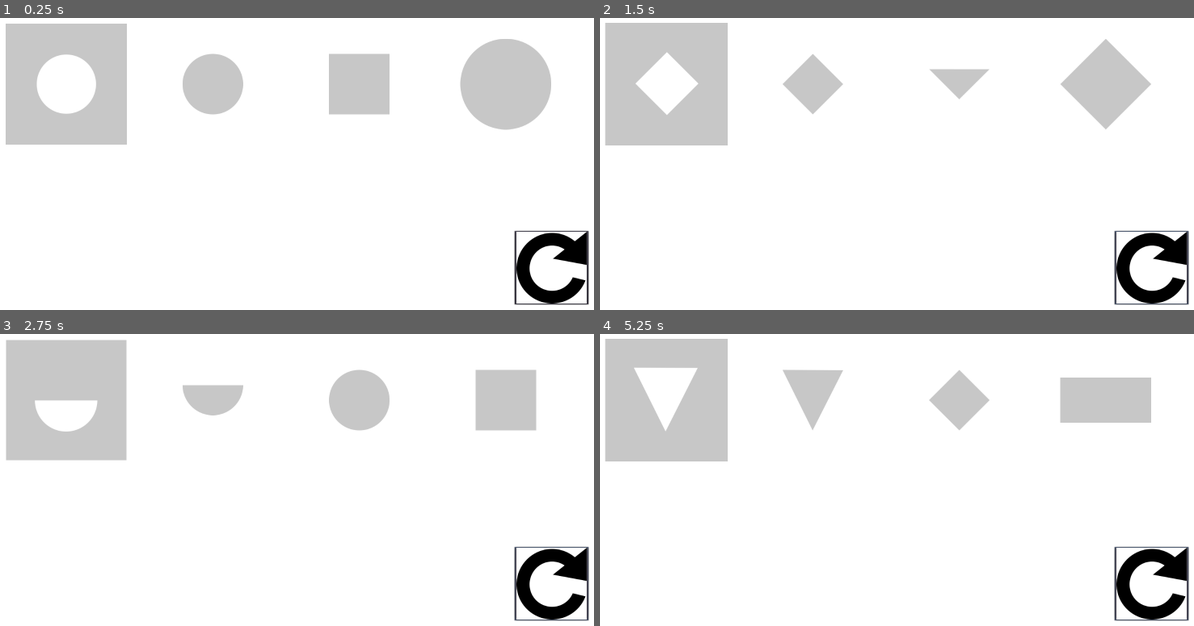
Above: before the commit, frames 1-4 (two rows, left to right).
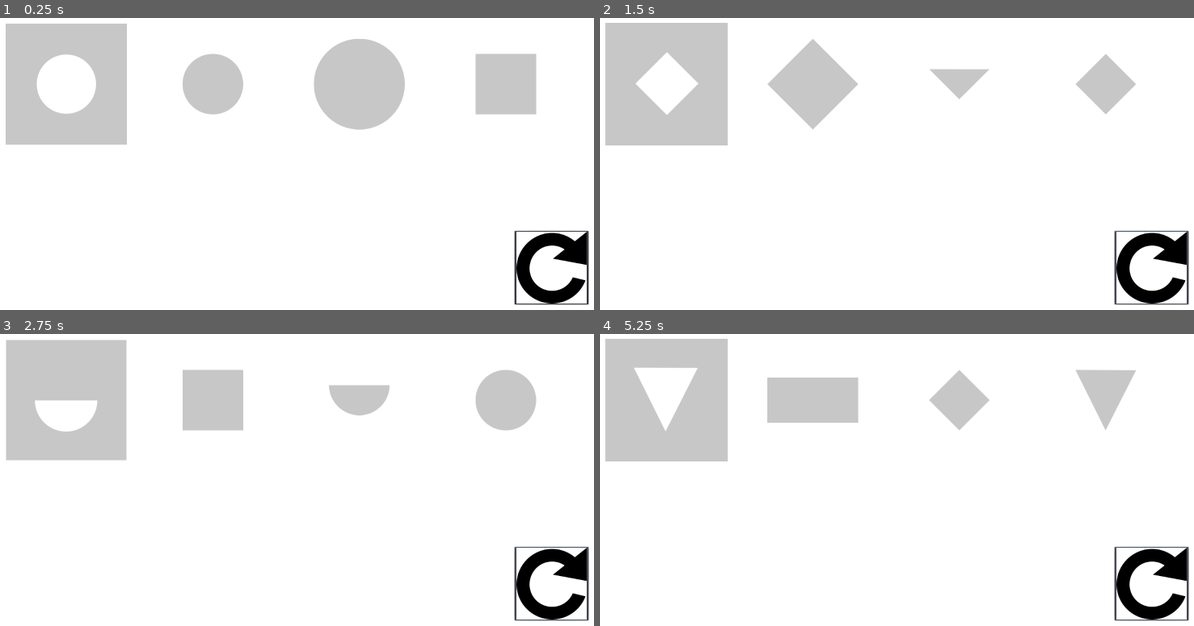
Above: after the commit, the same moments.

Repository: efor0004/spatial-fyp
Game: Godot game, scene res://Game.tscn
The game is run twice, just before and just after one commit, with the same random seed, the same clock (stepped at 60 frames per second) and the same inputs.
Inputs (mouse positions are in pixels of both pictures, inside the frame that each line leads up to):
- Up to frame 1 (0.25 s): no input
- Up to frame 2 (1.5 s): click (1152, 269) at 0.5 s; click (1152, 269) at 1.25 s
- Up to frame 3 (2.75 s): click (552, 585) at 2 s
- Up to frame 4 (5.25 s): tap Enter at 2.75, 4.25 s; tap Space at 3.5, 5 s

The runs differ from the first frame. In frame 1, 3.3% of the frame differs, in the area x 52-93%, y 7-39%; in frame 2, 2.6%; in frame 3, 2.7%; in frame 4, 3.7%, in the area x 28-93%, y 12-33%.

Commit message:
QUILT: Randomise options order

Diff:
--- a/quilt/app/scripts/Question.gd
+++ b/quilt/app/scripts/Question.gd
@@ -5,9 +5,11 @@
 onready var questions_per_level = 10
 onready var max_levels = 1
 
+func _ready():
+	set_textures()
+
 func _on_Next_Button_pressed():
 	print("button pressed")
-	var children = get_children()
 
 	current_question += 1
 
@@ -19,6 +21,10 @@
 		current_level = 1
 		current_question = 1
 
+	set_textures()
+
+func set_textures():
+	var children = get_children()
 	var base_path = "res://assets/sprites/questions/level_%d/question_%d" % [current_level, current_question]
 
 	print("Level %d, Question %d" % [current_level, current_question])
@@ -33,9 +39,26 @@
 	holey_quilt.set_texture(holey_quilt_texture)
 
 func set_options_textures(base_path, children):
-	for i in range(1,4):
+	var indices = range(1,4)
+	var random_indices = shuffleList(indices)
+	print(indices)
+	print(random_indices)
+	for i in indices:
 		var option = children[i]
-		var option_path_suffix = "/option_%d.png" % i
+		var shape_no = random_indices[i - 1]
+		var option_path_suffix = "/option_%d.png" % shape_no
 		var option_path = base_path + option_path_suffix
 		var option_texture = load(option_path)
 		option.set_texture(option_texture)
+
+func shuffleList(list):
+	var list_copy = list.duplicate()
+	var shuffled_list = []
+	for i in range(list_copy.size()):
+		var index_list = range(list_copy.size())
+		randomize()
+		var x = randi()%index_list.size()
+		shuffled_list.append(list_copy[x])
+		index_list.remove(x)
+		list_copy.remove(x)
+	return shuffled_list
